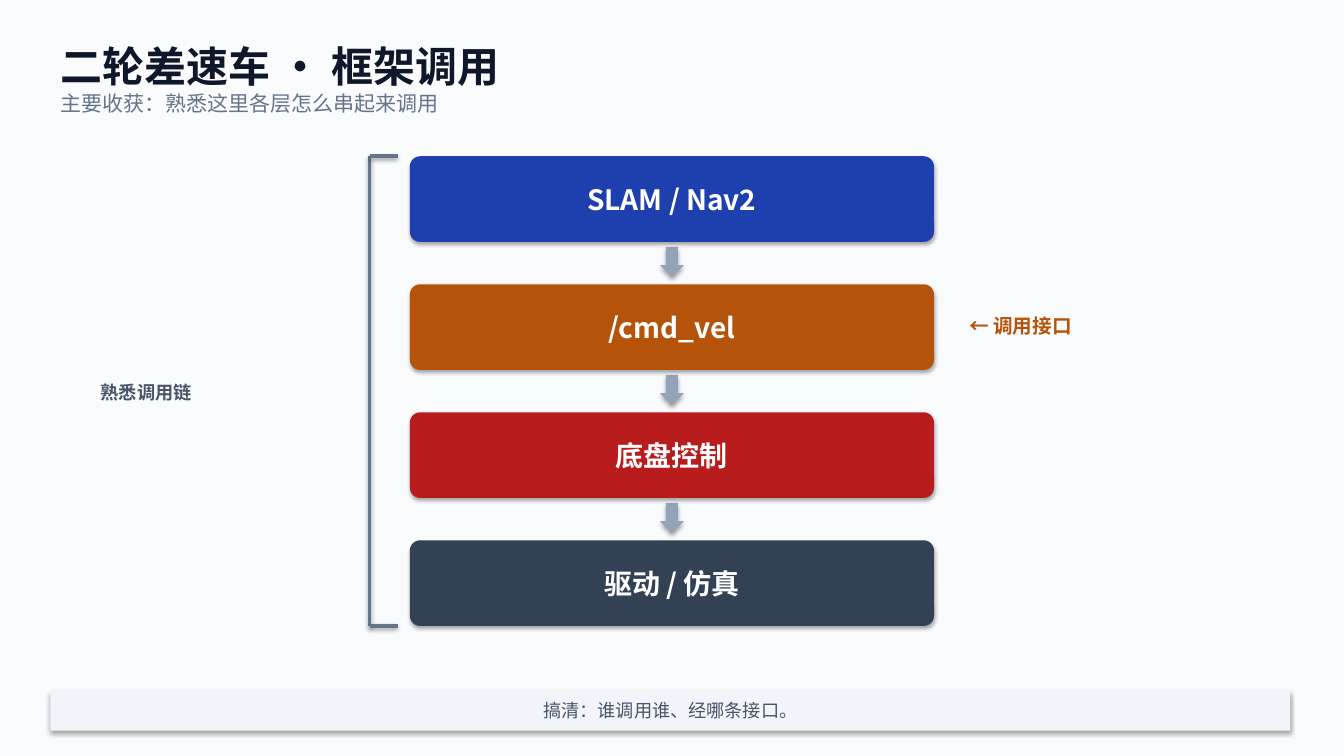
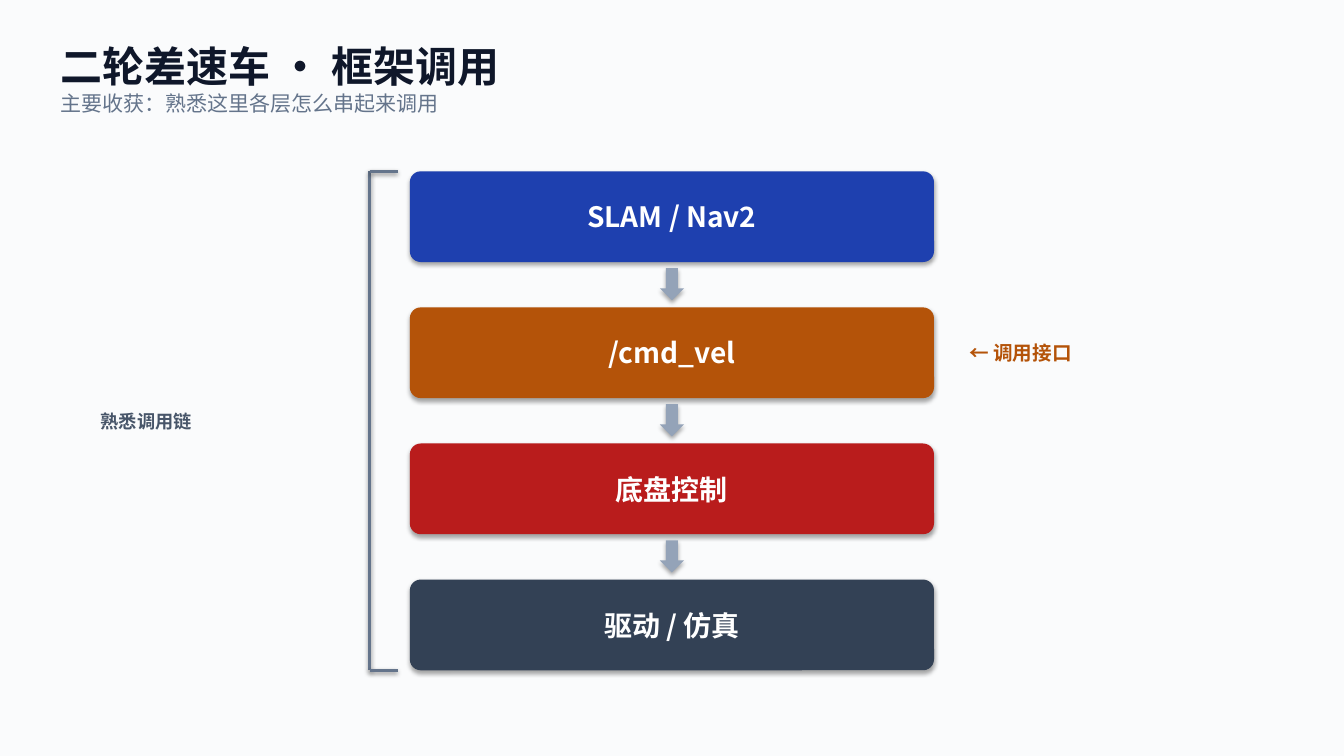
Before and after one commit to dogcat0go/two_wheel_self_balance_car, a slide deck: slide 1 of docs/framework_overview_one_page.pptx. Drawn at 1344x756 pixels with LibreOffice and Linux fonts; fonts in the diff are those of the drawing. Boxes give left, top, right and bottom in pixels: in the first picture for what was removed or moved away, otherwise in the second. Text is boxed around its words. In the diff, an @@ line names an element or a change of style, - is before the commit and + after.

```diff
--- a/docs/framework_overview_one_page.pptx
+++ b/docs/framework_overview_one_page.pptx
@@ line moved from (370, 156) - (398, 156) to (370, 171) - (398, 171) @@
@@ line moved from (370, 156) - (370, 626) to (370, 171) - (370, 670) @@
@@ rounded rectangle "SLAM / Nav2": place and size @@
-rounded rectangle "SLAM / Nav2" at (410,156,935,242)
+rounded rectangle "SLAM / Nav2" at (410,171,935,262)
@@ down arrow: place and size @@
-down arrow at (660,247,685,277)
+down arrow at (660,268,685,300)
@@ rounded rectangle "/cmd_vel": place and size @@
-rounded rectangle "/cmd_vel" at (410,284,935,370)
+rounded rectangle "/cmd_vel" at (410,308,935,398)
@@ text "← 调用接口": place and size @@
-text "← 调用接口" at (993,316,1072,335)
+text "← 调用接口" at (993,343,1072,362)
@@ text "熟悉调用链": place and size @@
-text "熟悉调用链" at (101,383,192,401)
+text "熟悉调用链" at (101,412,192,430)
@@ down arrow: place and size @@
-down arrow at (660,375,685,405)
+down arrow at (660,404,685,437)
@@ rounded rectangle "底盘控制": place and size @@
-rounded rectangle "底盘控制" at (410,412,935,498)
+rounded rectangle "底盘控制" at (410,444,935,534)
@@ down arrow: place and size @@
-down arrow at (660,503,685,533)
+down arrow at (660,540,685,573)
@@ rounded rectangle "驱动 / 仿真": place and size @@
-rounded rectangle "驱动 / 仿真" at (410,540,935,626)
+rounded rectangle "驱动 / 仿真" at (410,580,935,670)
@@ line moved from (370, 626) - (398, 626) to (370, 670) - (398, 670) @@
@@ rectangle removed at (50,691,1291,731) @@
-搞清：谁调用谁、经哪条接口。
```
Also in this commit, not shown: 1 other file.
